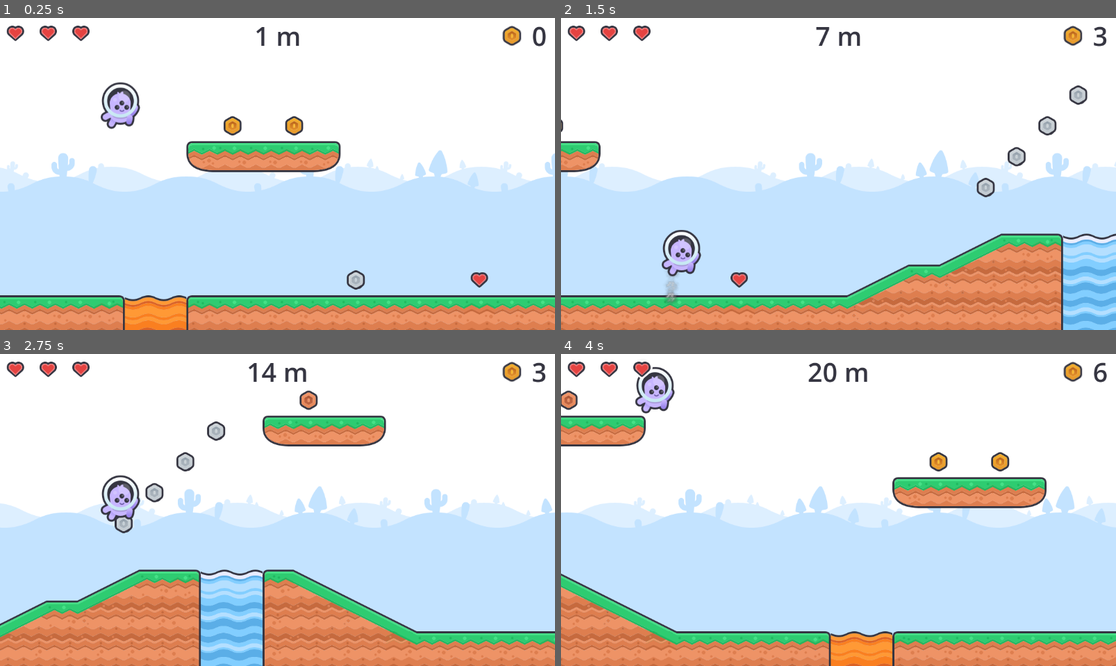
Above: before the commit, frames 1-4 (two rows, left to right).
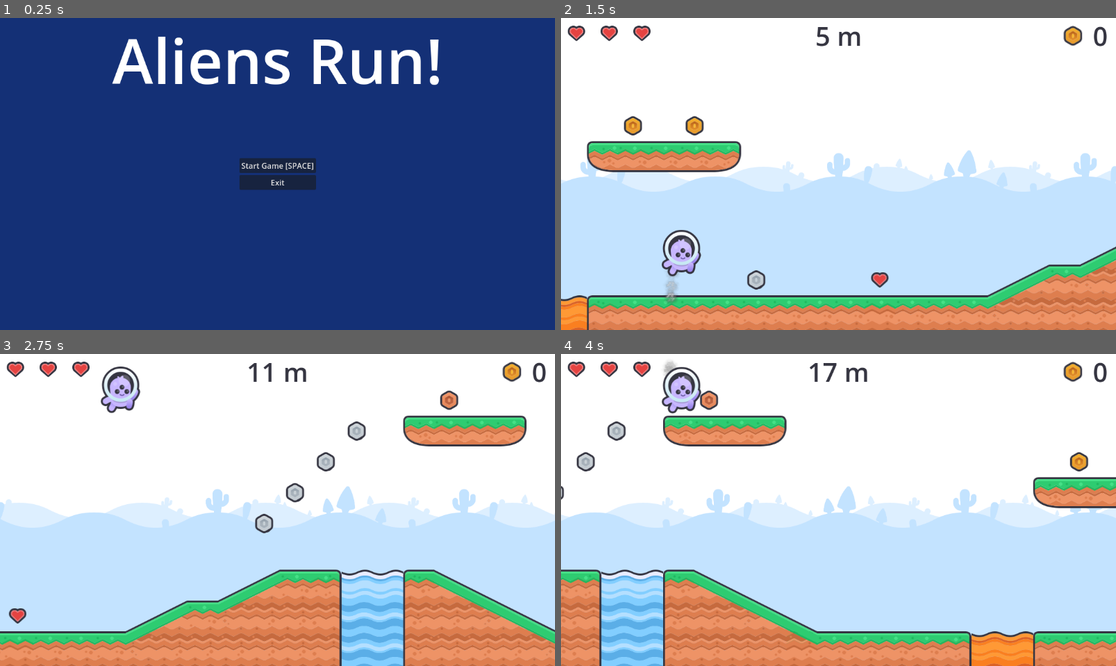
Above: after the commit, the same moments.

Repository: smarthall/20games
Game: Godot game, scene res://menu.tscn
The game is run twice, just before and just after one commit, with the same random seed, the same clock (stepped at 60 frames per second) and the same inputs. Before the commit the project starts from res://infinite_level.tscn.
Inputs (mouse positions are in pixels of both pictures, inside the frame that each line leads up to):
- Up to frame 1 (0.25 s): no input
- Up to frame 2 (1.5 s): click (838, 164) at 0.5 s, where only the run after the commit has a clickable "Start Game [SPACE]"; hold Space (jetpack) from 1.28 s (still down)
- Up to frame 3 (2.75 s): release Space (jetpack) at 2.03 s; tap Space (jetpack) at 2.1 s
- Up to frame 4 (4 s): hold Space (jetpack) 2.78-3.53 s; tap Space (jetpack) at 3.6 s

The runs differ from the first frame. In frame 1, 97% of the frame differs, in the area x 0-100%, y 0-100%; in frame 2, 19%; in frame 3, 30%; in frame 4, 25%.

Commit message:
Adding game over and menu screens.

Diff:
--- /dev/null
+++ b/jetpack-joyride/gameover_screen.gd
@@ -0,0 +1,21 @@
+extends CanvasLayer
+class_name GameOverScreen
+
+@export var score: int
+@export var distance: float
+@export var coins: int
+
+@onready var score_label: Label = $%ScoreLabel
+@onready var distance_label: Label = $%DistanceScoreLabel
+@onready var coins_label: Label = $%CoinScoreLabel
+
+func _ready() -> void:
+	score_label.text = str(score)
+	distance_label.text = str(roundi(distance)) + " m"
+	coins_label.text = str(coins)
+
+func _on_exit_button_pressed() -> void:
+	get_tree().quit()
+
+func _on_menu_button_pressed() -> void:
+	get_tree().change_scene_to_file("res://menu.tscn")
--- /dev/null
+++ b/jetpack-joyride/gameover_screen.tscn
@@ -0,0 +1,124 @@
+[gd_scene load_steps=5 format=3 uid="uid://dnih3pg2pbe60"]
+
+[ext_resource type="Script" uid="uid://cc0y03fm1braj" path="res://gameover_screen.gd" id="1_no4x2"]
+[ext_resource type="Texture2D" uid="uid://c60b4n803djan" path="res://Resources/hud/coin.svg" id="2_n21ur"]
+[ext_resource type="LabelSettings" uid="uid://0lk531r1bhuo" path="res://hud_label_settings.tres" id="3_w808n"]
+
+[sub_resource type="LabelSettings" id="LabelSettings_no4x2"]
+font_size = 128
+
+[node name="GameoverScreen" type="CanvasLayer"]
+script = ExtResource("1_no4x2")
+metadata/_custom_type_script = "uid://cc0y03fm1braj"
+
+[node name="Control" type="Control" parent="."]
+layout_mode = 3
+anchors_preset = 15
+anchor_right = 1.0
+anchor_bottom = 1.0
+grow_horizontal = 2
+grow_vertical = 2
+
+[node name="ColorRect" type="ColorRect" parent="Control"]
+layout_mode = 1
+anchors_preset = 15
+anchor_right = 1.0
+anchor_bottom = 1.0
+grow_horizontal = 2
+grow_vertical = 2
+color = Color(0.0808286, 0.190053, 0.462951, 1)
+
+[node name="Label" type="Label" parent="Control"]
+layout_mode = 1
+anchors_preset = 5
+anchor_left = 0.5
+anchor_right = 0.5
+offset_left = -347.0
+offset_right = 347.0
+offset_bottom = 175.0
+grow_horizontal = 2
+text = "Game Over"
+label_settings = SubResource("LabelSettings_no4x2")
+
+[node name="CenterContainer" type="CenterContainer" parent="Control"]
+layout_mode = 1
+anchors_preset = 15
+anchor_right = 1.0
+anchor_bottom = 1.0
+grow_horizontal = 2
+grow_vertical = 2
+
+[node name="VBoxContainer" type="VBoxContainer" parent="Control/CenterContainer"]
+layout_mode = 2
+
+[node name="CenterContainer" type="CenterContainer" parent="Control/CenterContainer/VBoxContainer"]
+layout_mode = 2
+
+[node name="HBoxContainer" type="HBoxContainer" parent="Control/CenterContainer/VBoxContainer/CenterContainer"]
+layout_mode = 2
+
+[node name="TextureRect" type="TextureRect" parent="Control/CenterContainer/VBoxContainer/CenterContainer/HBoxContainer"]
+layout_mode = 2
+texture = ExtResource("2_n21ur")
+
+[node name="CoinScoreLabel" type="Label" parent="Control/CenterContainer/VBoxContainer/CenterContainer/HBoxContainer"]
+unique_name_in_owner = true
+layout_mode = 2
+text = "000"
+label_settings = ExtResource("3_w808n")
+
+[node name="DistanceScoreLabel" type="Label" parent="Control/CenterContainer/VBoxContainer"]
+unique_name_in_owner = true
+layout_mode = 2
+text = "1045m"
+label_settings = ExtResource("3_w808n")
+horizontal_alignment = 1
+
+[node name="HSeparator" type="HSeparator" parent="Control/CenterContainer/VBoxContainer"]
+layout_mode = 2
+theme_override_constants/separation = 6
+
+[node name="CenterContainer2" type="CenterContainer" parent="Control/CenterContainer/VBoxContainer"]
+layout_mode = 2
+
+[node name="HBoxContainer2" type="HBoxContainer" parent="Control/CenterContainer/VBoxContainer/CenterContainer2"]
+layout_mode = 2
+
+[node name="Label" type="Label" parent="Control/CenterContainer/VBoxContainer/CenterContainer2/HBoxContainer2"]
+layout_mode = 2
+text = "Score: "
+label_settings = ExtResource("3_w808n")
+
+[node name="ScoreLabel" type="Label" parent="Control/CenterContainer/VBoxContainer/CenterContainer2/HBoxContainer2"]
+unique_name_in_owner = true
+layout_mode = 2
+text = "00000"
+label_settings = ExtResource("3_w808n")
+
+[node name="MarginContainer" type="MarginContainer" parent="Control"]
+layout_mode = 1
+anchors_preset = 7
+anchor_left = 0.5
+anchor_top = 1.0
+anchor_right = 0.5
+anchor_bottom = 1.0
+offset_left = -20.0
+offset_top = -100.0
+offset_right = 20.0
+grow_horizontal = 2
+grow_vertical = 0
+theme_override_constants/margin_bottom = 25
+
+[node name="VBoxContainer" type="VBoxContainer" parent="Control/MarginContainer"]
+layout_mode = 2
+
+[node name="MenuButton" type="Button" parent="Control/MarginContainer/VBoxContainer"]
+layout_mode = 2
+text = "Main Menu"
+
+[node name="ExitButton" type="Button" parent="Control/MarginContainer/VBoxContainer"]
+layout_mode = 2
+text = "Exit"
+
+[connection signal="pressed" from="Control/MarginContainer/VBoxContainer/MenuButton" to="." method="_on_menu_button_pressed"]
+[connection signal="pressed" from="Control/MarginContainer/VBoxContainer/ExitButton" to="." method="_on_exit_button_pressed"]
--- a/jetpack-joyride/infinite_level.gd
+++ b/jetpack-joyride/infinite_level.gd
@@ -1,4 +1,6 @@
 extends Node2D
+
+@onready var game_over_scene: PackedScene = preload("res://gameover_screen.tscn")
 
 @onready var background: ScrollingTilemap = $Background
 @onready var hud: HUD = $HUD
@@ -25,6 +27,9 @@
 const GOLD_VALUE = 5
 const PICKUP_TILE_HEART = "heart"
 
+const HEART_PICKUP_INVINCIBLE_SECONDS := 2.0
+const HURT_INVINCIBLE_SECONDS := 0.5
+
 func randomize_background_timemap(tm: TileMapLayer) -> void:
 	for x in range(tm.get_used_rect().size.x):
 		var tile_position := Vector2i(x, 1)
@@ -44,7 +49,22 @@
 	if hud.hp < 6:
 		hud.hp += 1
 	else:
-		player.invincible(2.0)
+		player.invincible(HEART_PICKUP_INVINCIBLE_SECONDS)
+
+func gameover():
+	var tree := get_tree()
+	var cur_scene := tree.get_current_scene()
+
+	var game_over: GameOverScreen = game_over_scene.instantiate()
+	game_over.distance = hud.distance
+	game_over.coins = hud.coins
+	game_over.score = roundi(hud.distance + hud.coins * 10)
+
+	tree.get_root().add_child(game_over)
+	tree.set_current_scene(game_over)
+
+	# Delete this scene in the next frame
+	tree.get_root().remove_child.call_deferred(cur_scene)
 
 func _process(delta: float) -> void:
 	hud.distance += (delta * level_scroller.speed) / 100
@@ -55,10 +75,10 @@
 func _on_player_hazard_collision() -> void:
 	if not player.is_invincible():
 		hud.hp -= 1
-		player.invincible(1.0)
+		player.invincible(HURT_INVINCIBLE_SECONDS)
 
 	if hud.hp == 0:
-		get_tree().quit()
+		gameover.call_deferred()
 
 func _on_player_pickup_collision(body: TileMapLayer, coords: Vector2i):
 	var type = body.get_cell_tile_data(coords).get_custom_data("type")
--- /dev/null
+++ b/jetpack-joyride/menu.gd
@@ -0,0 +1,17 @@
+extends CanvasLayer
+
+@onready var game_scene: PackedScene = preload("res://infinite_level.tscn")
+
+func _on_exit_pressed() -> void:
+	get_tree().quit()
+
+func _on_start_game_pressed() -> void:
+	get_tree().change_scene_to_packed(game_scene)
+
+func _input(event: InputEvent) -> void:
+	if event.is_action_pressed("jetpack"):
+		# Start the game when the jetpack action is pressed
+		_on_start_game_pressed()
+	elif event.is_action_pressed("ui_cancel"):
+		# Exit the game when the cancel action is pressed
+		_on_exit_pressed()
--- /dev/null
+++ b/jetpack-joyride/menu.tscn
@@ -0,0 +1,66 @@
+[gd_scene load_steps=3 format=3 uid="uid://7rtowywc3y3j"]
+
+[ext_resource type="Script" uid="uid://b6fesgfojwgtp" path="res://menu.gd" id="1_lti8b"]
+
+[sub_resource type="LabelSettings" id="LabelSettings_lti8b"]
+font_size = 128
+
+[node name="Menu" type="CanvasLayer"]
+script = ExtResource("1_lti8b")
+
+[node name="Control" type="Control" parent="."]
+layout_mode = 3
+anchors_preset = 15
+anchor_right = 1.0
+anchor_bottom = 1.0
+grow_horizontal = 2
+grow_vertical = 2
+
+[node name="ColorRect" type="ColorRect" parent="Control"]
+layout_mode = 1
+anchors_preset = 15
+anchor_right = 1.0
+anchor_bottom = 1.0
+grow_horizontal = 2
+grow_vertical = 2
+color = Color(0.0808286, 0.190053, 0.462951, 1)
+
+[node name="Label" type="Label" parent="Control"]
+layout_mode = 1
+anchors_preset = 5
+anchor_left = 0.5
+anchor_right = 0.5
+offset_left = -20.0
+offset_right = 20.0
+offset_bottom = 23.0
+grow_horizontal = 2
+text = "Aliens Run!"
+label_settings = SubResource("LabelSettings_lti8b")
+
+[node name="CenterContainer" type="CenterContainer" parent="Control"]
+layout_mode = 1
+anchors_preset = 8
+anchor_left = 0.5
+anchor_top = 0.5
+anchor_right = 0.5
+anchor_bottom = 0.5
+offset_left = -20.0
+offset_top = -20.0
+offset_right = 20.0
+offset_bottom = 20.0
+grow_horizontal = 2
+grow_vertical = 2
+
+[node name="VBoxContainer" type="VBoxContainer" parent="Control/CenterContainer"]
+layout_mode = 2
+
+[node name="StartGame" type="Button" parent="Control/CenterContainer/VBoxContainer"]
+layout_mode = 2
+text = "Start Game [SPACE]"
+
+[node name="Exit" type="Button" parent="Control/CenterContainer/VBoxContainer"]
+layout_mode = 2
+text = "Exit"
+
+[connection signal="pressed" from="Control/CenterContainer/VBoxContainer/StartGame" to="." method="_on_start_game_pressed"]
+[connection signal="pressed" from="Control/CenterContainer/VBoxContainer/Exit" to="." method="_on_exit_pressed"]
--- a/jetpack-joyride/project.godot
+++ b/jetpack-joyride/project.godot
@@ -11,8 +11,9 @@
 [application]
 
 config/name="Jetpack Joyride"
-run/main_scene="uid://5qicne7g6wcf"
+run/main_scene="uid://7rtowywc3y3j"
 config/features=PackedStringArray("4.4", "GL Compatibility")
+boot_splash/bg_color=Color(0.0823529, 0.188235, 0.462745, 1)
 config/icon="res://icon.svg"
 
 [display]
Not shown, added: jetpack-joyride/gameover_screen.gd.uid
Not shown, added: jetpack-joyride/menu.gd.uid
